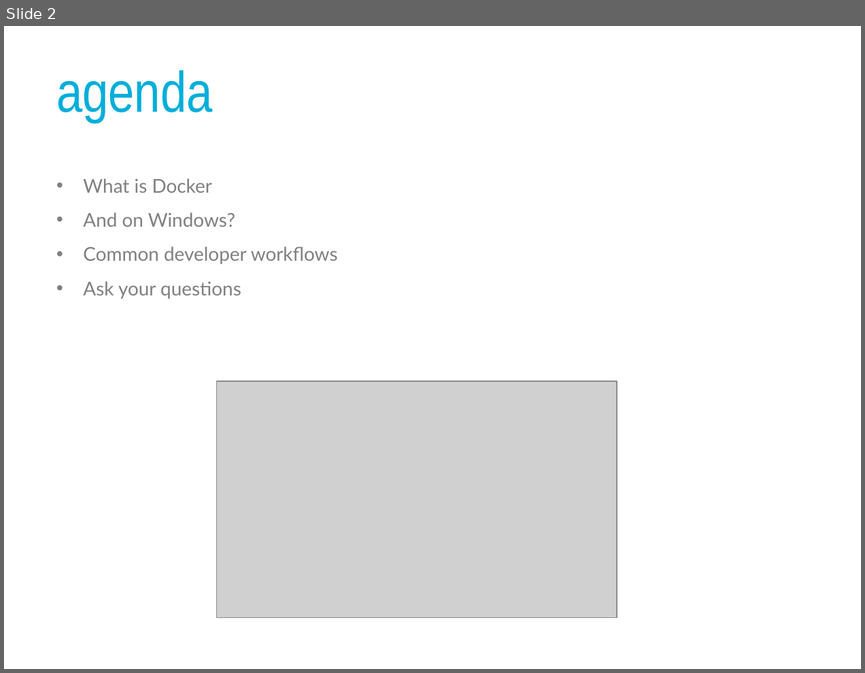
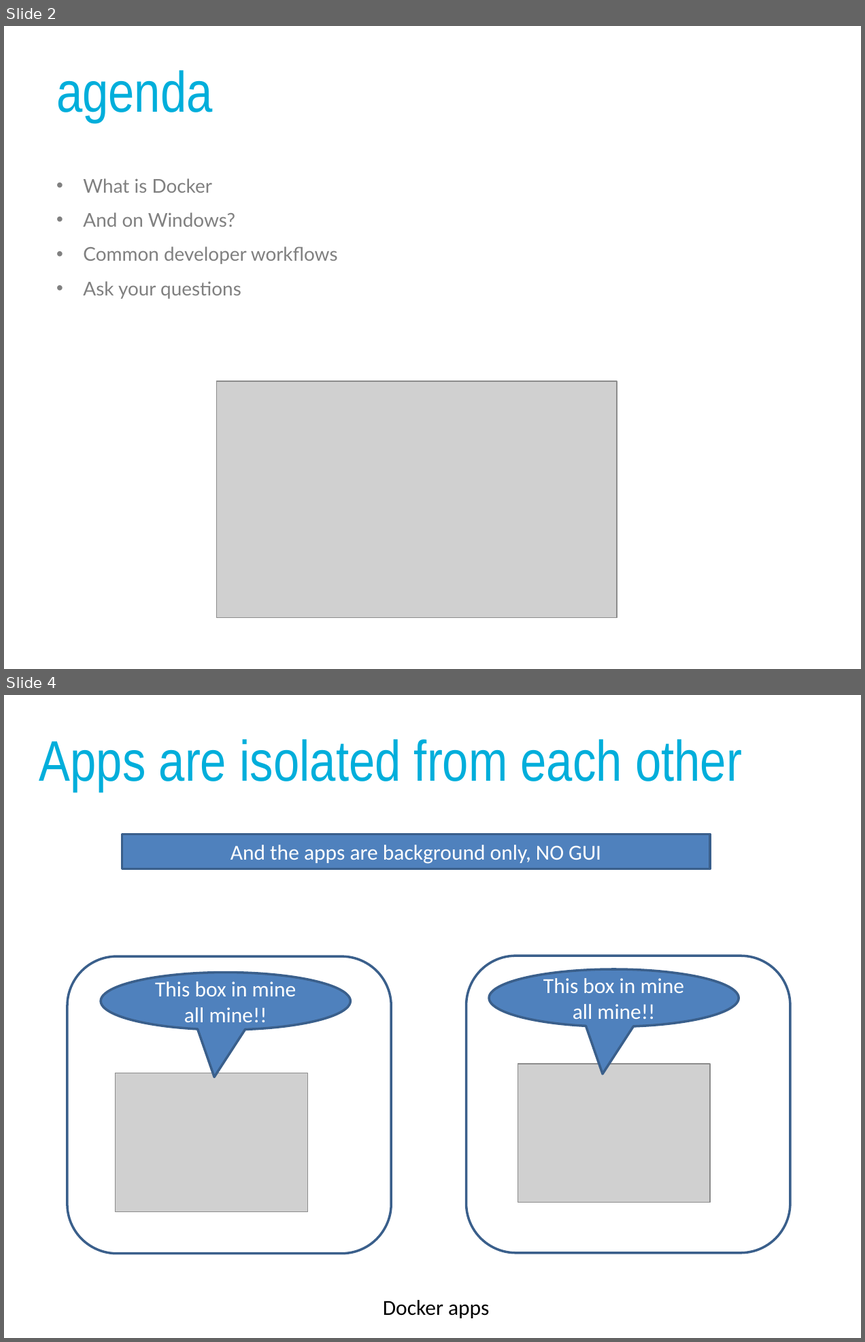
Before and after one commit to panmanphil/introduction-to-docker, a slide deck: DockerTalkThatConference2018.pptx. Shown one above the other, each under a label of ours: slide 2 before the commit, slides 2 and 4 after it; the slides between them are not shown. The pictures are 865x673 and 865x1342 pixels, drawn with LibreOffice and Linux fonts; fonts in the diff are those of the drawing; grey boxes stand for pictures. Boxes give left, top, right and bottom in pixels: in the first picture for what was removed or moved away, otherwise in the second. Text is boxed around its words. In the diff, an @@ line names an element or a change of style, - is before the commit and + after.

```diff
--- a/DockerTalkThatConference2018.pptx
+++ b/DockerTalkThatConference2018.pptx
@@ slide 4 added at (4, 695, 861, 1338), background #FFFFFF @@
@@ text added at (39, 739, 742, 791), 48 pt, text #00AEDB @@
+Apps are isolated from each other
@@ rectangle added at (122, 834, 710, 868), fill #4F81BD, outline #3A5F8C 2 pt, 18 pt, text #FFFFFF @@
+And the apps are background only, NO GUI
@@ rounded rectangle added at (67, 956, 392, 1253), outline #3A5F8C 2 pt @@
@@ rounded rectangle added at (466, 955, 789, 1252), outline #3A5F8C 2 pt @@
@@ speech bubble added at (101, 972, 350, 1029), fill #4F81BD, outline #3A5F8C 2 pt, 18 pt, text #FFFFFF @@
+This box in mine all mine!!
@@ speech bubble added at (489, 969, 738, 1027), fill #4F81BD, outline #3A5F8C 2 pt, 18 pt, text #FFFFFF @@
+This box in mine all mine!!
@@ picture added at (116, 1073, 307, 1212) @@
@@ picture added at (517, 1064, 709, 1202) @@
@@ text added at (383, 1300, 489, 1318), 18 pt, text #000000 @@
+Docker apps
```
Also in this commit, not shown: 4 slides changed, 4 other slides added, 11 slides removed, 6 other files.
